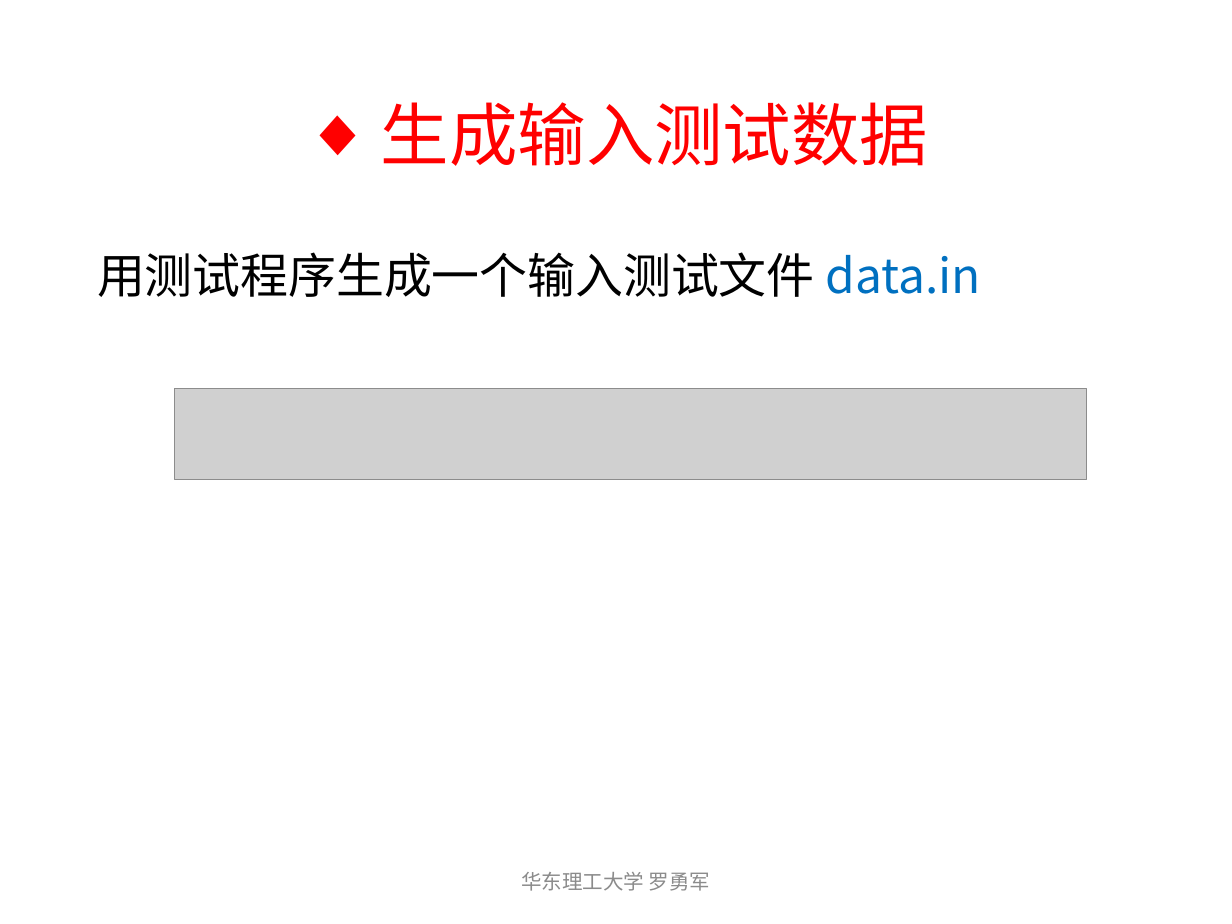
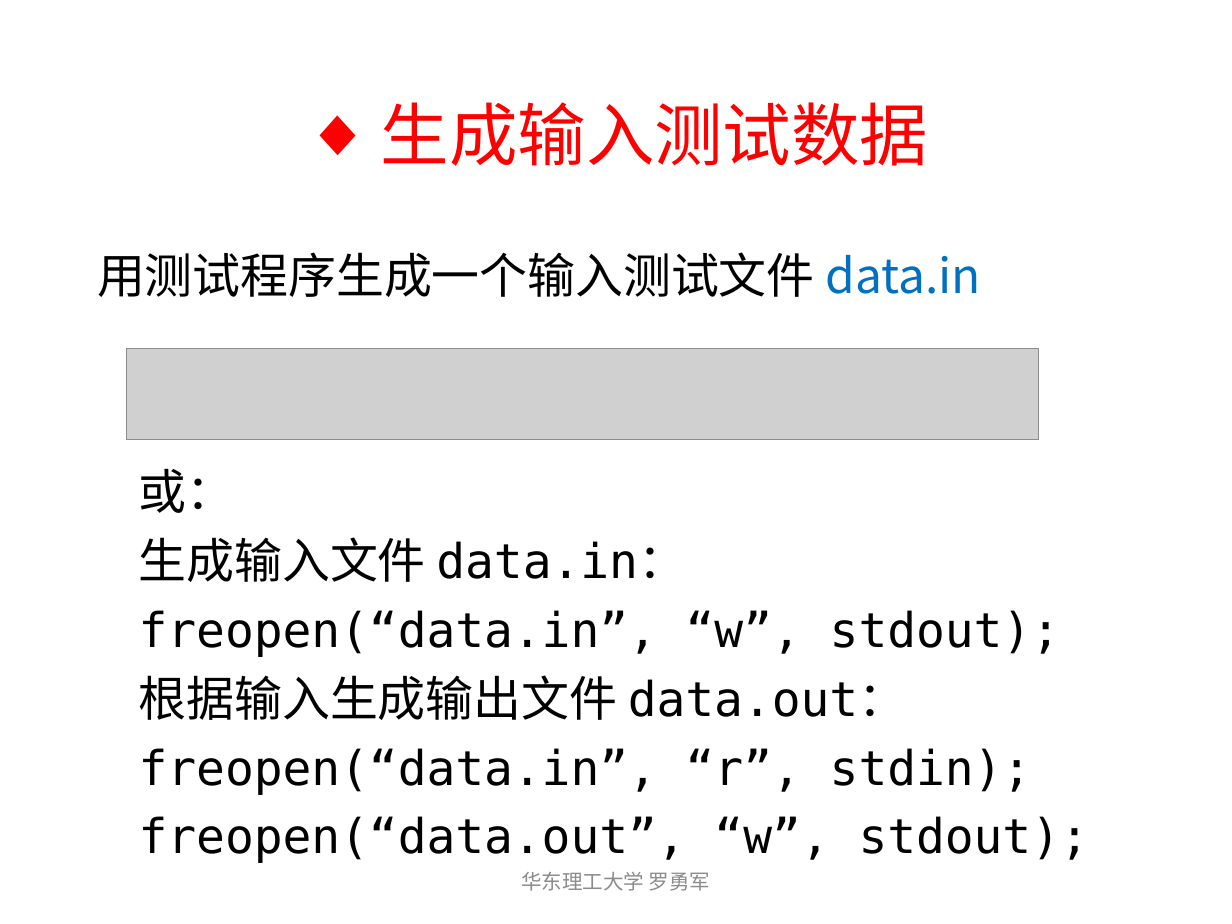
Before and after one commit to nbutacm/NBUTACM, a slide deck: slide 13 of 2018级/2019年暑期集训/测试数据与对拍.pptx (slide 10 before the commit). Drawn at 1232x924 pixels with LibreOffice and Linux fonts; fonts in the diff are those of the drawing; grey boxes stand for pictures. Boxes give left, top, right and bottom in pixels: in the first picture for what was removed or moved away, otherwise in the second. Text is boxed around its words. In the diff, an @@ line names an element or a change of style, - is before the commit and + after.

Commit message:
update 随机测试 增加mt19937

```diff
--- a/2018级/2019年暑期集训/测试数据与对拍.pptx
+++ b/2018级/2019年暑期集训/测试数据与对拍.pptx
@@ picture moved from (x1=175, y1=388, x2=1087, y2=479) to (x1=127, y1=349, x2=1039, y2=440) @@
@@ text added at (x1=139, y1=469, x2=1089, y2=863), 28 pt, text #000000 @@
+或：
+生成输入文件 data.in：
+freopen(“data.in”, “w”, stdout);
+根据输入生成输出文件 data.out：
+freopen(“data.in”, “r”, stdin);
+freopen(“data.out”, “w”, stdout);
```
Also in this commit, not shown: 1 other slide changed, 4 slides added, 1 other file.
